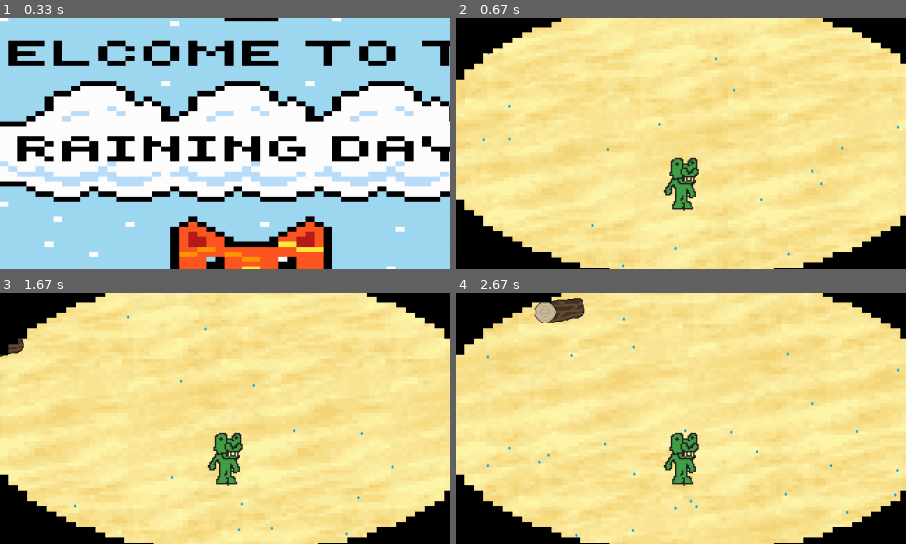
Above: before the commit, frames 1-4 (two rows, left to right).
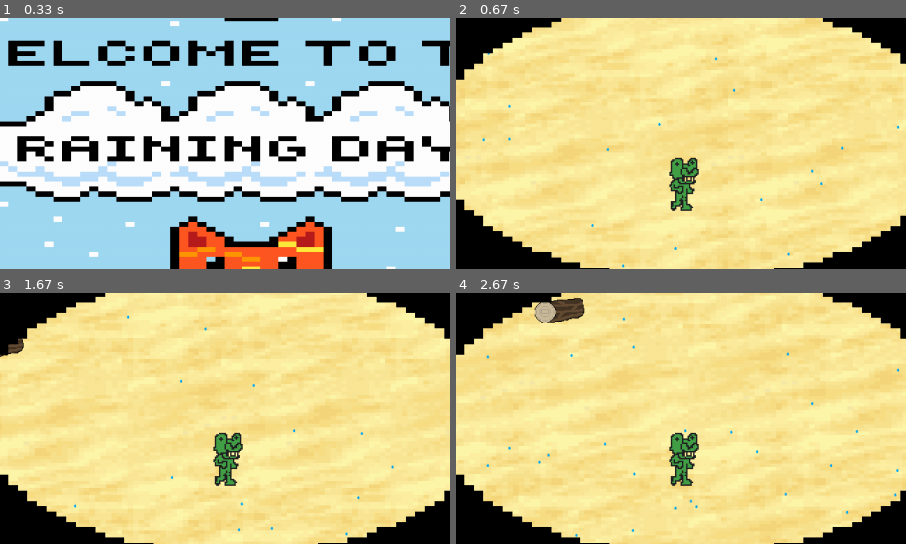
Above: after the commit, the same moments.

Repository: pcliquet/Desoft_Pygame_Raining_day
Game: pygame game, started from index.py
Two runs of this game, one before a commit and one after it. Both use one fixed random seed, a clock stepped at 60 frames per second and the inputs below.
Inputs:
- Up to frame 1 (0.33 s): no input
- Up to frame 2 (0.67 s): tap Q at 0.33 s
- Up to frame 3 (1.67 s): hold Right 0.67-1.13 s; hold Up 1.17-1.47 s; hold Right from 1.5 s (still down)
- Up to frame 4 (2.67 s): release Right at 1.97 s; hold Left 2-2.53 s; hold Down from 2.57 s (still down)
The pictures show only the part of the screen within x 23-73%, y 30-80%; the shares and areas given below are measured in that part.

Frame 1 is identical in both runs. In frame 2, 0.4% of the frame differs, in the area x 46-54%, y 63-77%; in frame 3, 0.4%; in frame 4, 0.4%.

Commit message:
comilis personagem se mexendo

Diff:
--- a/assets.py
+++ b/assets.py
@@ -15,7 +15,12 @@
 
 player_dir = path.join(path.dirname(__file__),'assets/img/char')
 player_img = pygame.image.load(path.join(player_dir, 'char_1.png'))
+player_img2 = pygame.image.load(path.join(player_dir, 'run_00.png'))
+player_img3 = pygame.image.load(path.join(player_dir, 'run_01.png'))
 player_img = pygame.transform.scale(player_img,(200,200))
+player_img2 = pygame.transform.scale(player_img2,(200,200))
+player_img3 = pygame.transform.scale(player_img3,(200,200))
+player_imgs = [player_img, player_img2, player_img3]
 
 madeira_dir = path.join(path.dirname(__file__), 'assets/img/items/madeira')
 madeira_img = pygame.image.load(path.join(madeira_dir, 'madeira.png'))
--- a/classes.py
+++ b/classes.py
@@ -37,15 +37,30 @@
 
 
 class Player(pygame.sprite.Sprite):
-    def __init__(self,img):
-        pygame.sprite.Sprite.__init__(self)
-        self.image = img
+    def __init__(self,imgs):
+        pygame.sprite.Sprite.__init__(self)
+        self.imageIndex = 0
+        self.imgDelay = 0
+        self.imgs = imgs
+        self.image = imgs[self.imageIndex]
+        print(self.imgs)
         self.rect = self.image.get_rect()
         self.rect.x = 520
         self.rect.y = 360
         self.speedx = 0
         self.speedy = 0
         # self.mask = img
+
+    def update(self):
+
+        self.imgDelay += 1
+        if self.imgDelay % 5 == 0:
+            # if self.speedx != 0 or self.speedy != 0:
+            self.imageIndex = (self.imageIndex + 1) % len(self.imgs)
+            self.image = self.imgs[self.imageIndex]
+            self.rect = self.image.get_rect()
+            self.rect.x = 520
+            self.rect.y = 360
 
 
     def pick_up (self):
--- a/index.py
+++ b/index.py
@@ -48,7 +48,7 @@
 
     #Declarando objetos
     mapa_mov = Mapa(mapa_img)
-    player_mov = Player(player_img)
+    player_mov = Player(player_imgs)
 
 
 
@@ -101,6 +101,7 @@
 
                 if event.key == pygame.K_LEFT:
                     mapa_mov.speedx += velocidade_x
+                    player_mov.speedx = mapa_mov.speedx
                     for madeira in all_madeira:
                         madeira.speedx += velocidade_items_x
                     for pedra in all_pedras:
@@ -110,6 +111,7 @@
 
                 if event.key == pygame.K_RIGHT:
                     mapa_mov.speedx -= velocidade_x
+                    player_mov.speedx = mapa_mov.speedx
                     for madeira in all_madeira:
                         madeira.speedx -= velocidade_items_x
                     for pedra in all_pedras:
@@ -121,6 +123,7 @@
 
                 if event.key == pygame.K_LEFT:
                     mapa_mov.speedx -= velocidade_x
+                    player_mov.speedx = mapa_mov.speedx
                     for madeira in all_madeira:
                         madeira.speedx -= velocidade_items_x
                     for pedra in all_pedras:
@@ -130,6 +133,7 @@
 
                 if event.key == pygame.K_RIGHT:
                     mapa_mov.speedx += velocidade_x
+                    player_mov.speedx = mapa_mov.speedx
                     for madeira in all_madeira:
                         madeira.speedx += velocidade_items_x
                     for pedra in all_pedras:
@@ -140,9 +144,8 @@
 
             if event.type == pygame.KEYDOWN:
                 velocidade_y = velocidade_i
-
+                player_mov.speedy = mapa_mov.speedy
                 if event.key == pygame.K_UP:
-
                     mapa_mov.speedy += velocidade_y
 
                     for madeira in all_madeira:
@@ -167,6 +170,7 @@
 
                 if event.key == pygame.K_UP:
                     mapa_mov.speedy -= velocidade_y
+                    player_mov.speedy -= mapa_mov.speedy
                     for madeira in all_madeira:
                         madeira.speedy -= velocidade_items_y
                     for pedra in all_pedras:
--- a/tela_final.py
+++ b/tela_final.py
@@ -11,7 +11,7 @@
         clock.tick(FPS)
         font = pygame.font.SysFont('Algerian', 80)
         font2 = pygame.font.SysFont('Cooperplate Gothic Bold', 40)
-        text2 = font2.render("Acabou :(", False, (255, 255, 255))
+        text2 = font2.render("Pressione qualquer tela para finalizar", False, (0, 0, 0))
         # Processa os eventos (mouse, teclado, botão, etc).
         for event in pygame.event.get():
             # Verifica se foi fechado.
